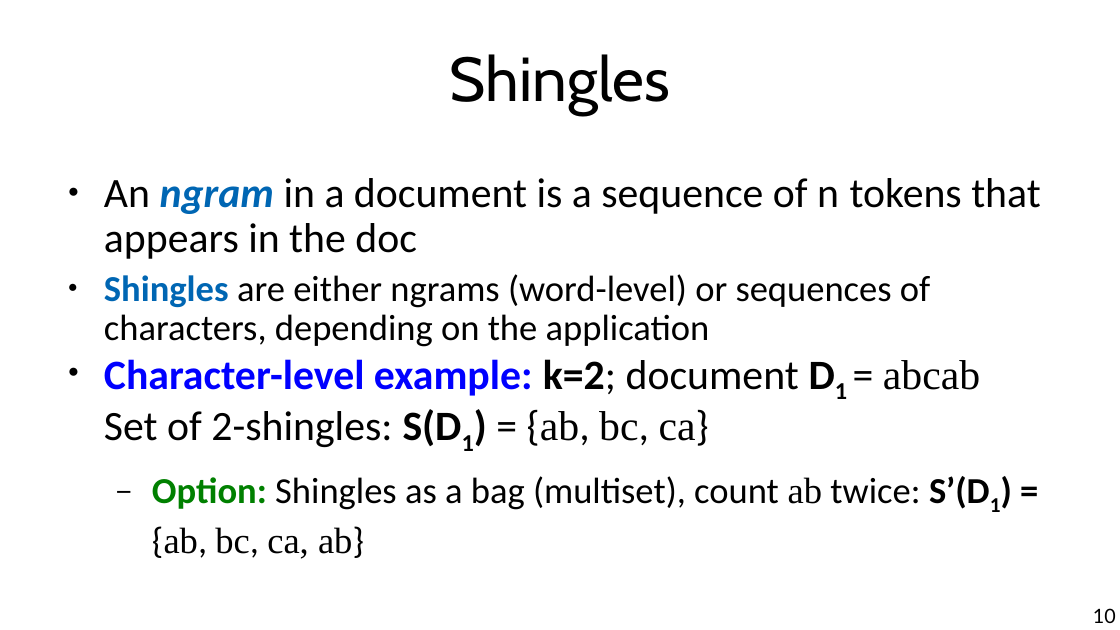
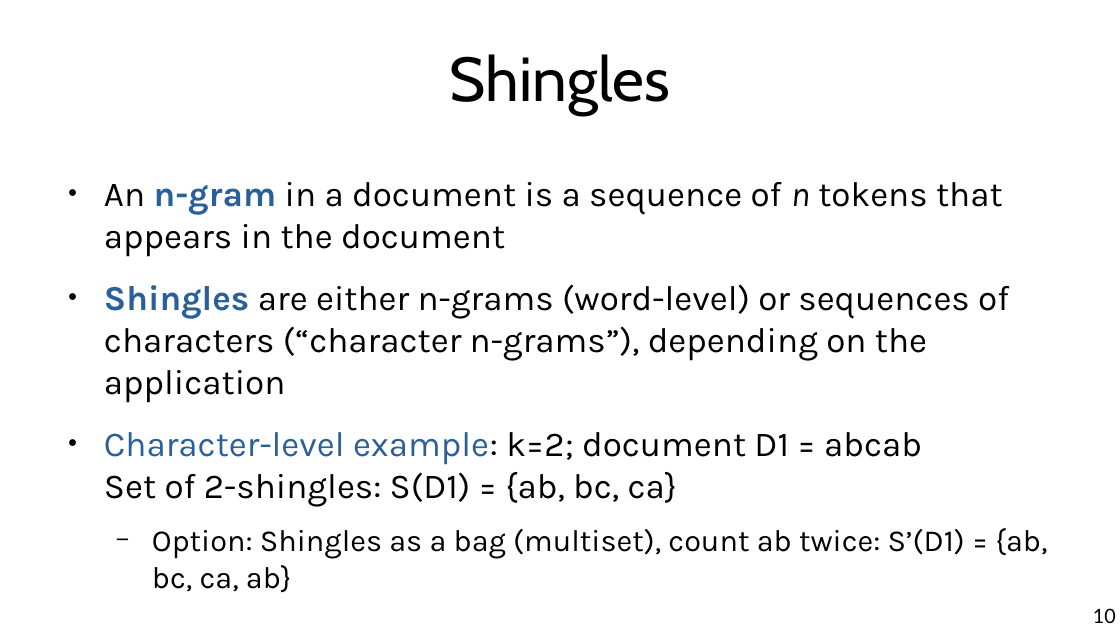
Before and after one commit to chatox/data-mining-course, a slide deck: slide 10 of theory/odp/tt08_near_duplicates.odp. Drawn at 1120x630 pixels with LibreOffice and Linux fonts; fonts in the diff are those of the drawing. Boxes give left, top, right and bottom in pixels: in the first picture for what was removed or moved away, otherwise in the second. Text is boxed around its words. In the diff, an @@ line names an element or a change of style, - is before the commit and + after.

```diff
--- a/theory/odp/tt08_near_duplicates.odp
+++ b/theory/odp/tt08_near_duplicates.odp
@@ text at <box>104,182,1009,403</box>: text changed; size 25.9 to 24.8 pt; font Calibri to Karla @@
-● An ngram in a document is a sequence of n tokens that appears in the doc
-● Shingles are either ngrams (word-level) or sequences of characters, depending on the application
+● An n-gram in a document is a sequence of n tokens that appears in the document
+● Shingles are either n-grams (word-level) or sequences of characters (“character n-grams”), depending on the application
@@ text at <box>104,432,1047,593</box>: size 29.6 to 24.8 pt in "Character-level example: k=2; document D1 = abcab ..."; font Calibri to Karla in "Character-level example: k=2; document D1 = Set ...", "Option: Shingles as a bag (multiset), count ..."; font Times New Roman to Karla in "abcab {ab, bc, ca}", "ab {ab, bc, ca, ab}"; text colour #0000FF to #2A6099 in "Character-level example:"; text colour #0000FF to #000000 in "example:"; now on the baseline in "D1 S(D1)", "S’(D1)"; bold off in "Character-level example: k=2; D1 S(D1)", "Option: S’(D1) ="; size 25.9 to 21.7 pt in "Option: Shingles as a bag (multiset), count ..."; text colour #008000 to #000000 in "Option:"; line spacing 0.9 to 1; more space between paragraphs @@
```
Also in this commit, not shown: 8 other slides changed, 3 other files.
